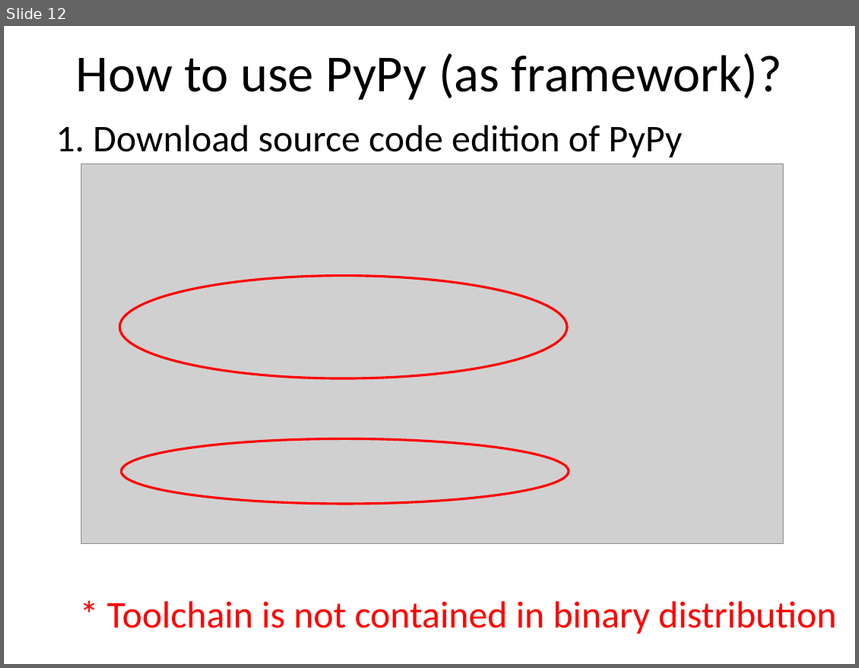
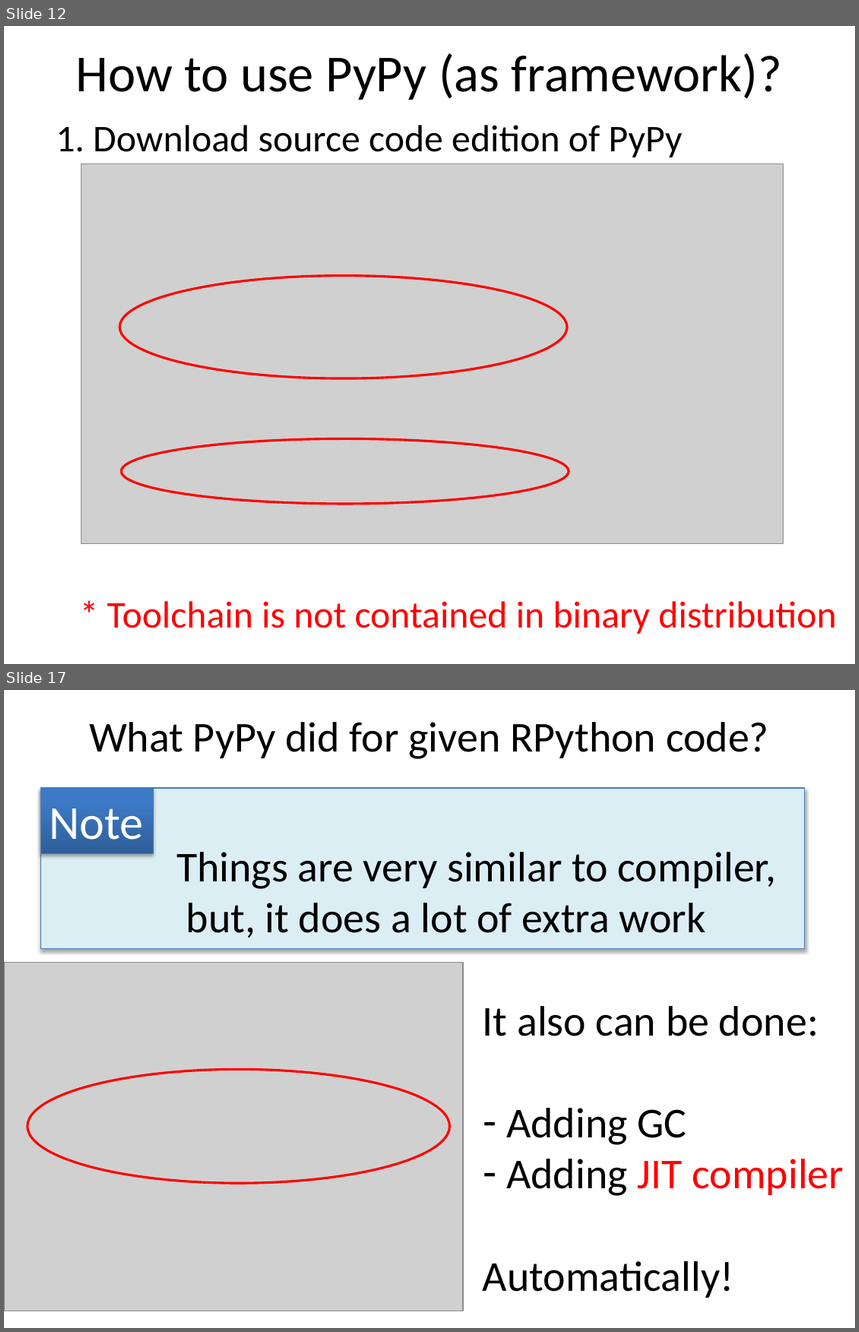
Before and after one commit to ryotaro/pyconjp2012slide, a slide deck: master/Fundamental Technologies Used in PyPy JIT Compiler.pptx. Shown one above the other, each under a label of ours: slide 12 before the commit, slides 12 and 17 after it; the slides between them are not shown. The pictures are 859x668 and 859x1332 pixels, drawn with LibreOffice and Linux fonts; fonts in the diff are those of the drawing; grey boxes stand for pictures. Boxes give left, top, right and bottom in pixels: in the first picture for what was removed or moved away, otherwise in the second. Text is boxed around its words. In the diff, an @@ line names an element or a change of style, - is before the commit and + after.

```diff
--- a/master/Fundamental Technologies Used in PyPy JIT Compiler.pptx
+++ b/master/Fundamental Technologies Used in PyPy JIT Compiler.pptx
@@ slide 17 added at [4,690,855,1328], background #FFFFFF @@
@@ title added at [89,722,769,759], 36 pt, text #000000 @@
+What PyPy did for given RPython code?
@@ rectangle added at [40,788,805,948], fill #DBEEF4, outline #4B7EBC 0.75 pt @@
@@ rectangle added at [40,788,153,853], fill gradient #2F5F99 to #3D7CC7 to #3A7CCB, outline #4B7EBC 0.75 pt, 40 pt, text #FFFFFF @@
+Note
@@ text added at [177,852,777,938], 36 pt, text #000000 @@
+Things are very similar to compiler,
+but, it does a lot of extra work
@@ picture added at [4,962,463,1312] @@
@@ text added at [483,1006,844,1298], 36 pt, text #000000 @@
+It also can be done:
+– Adding GC
+– Adding JIT compiler
+Automatically!
@@ ellipse added at [28,1070,450,1184], outline #FF0000 2 pt @@
```
Also in this commit, not shown: 5 slides changed, 13 other slides added, 2 slides removed.
